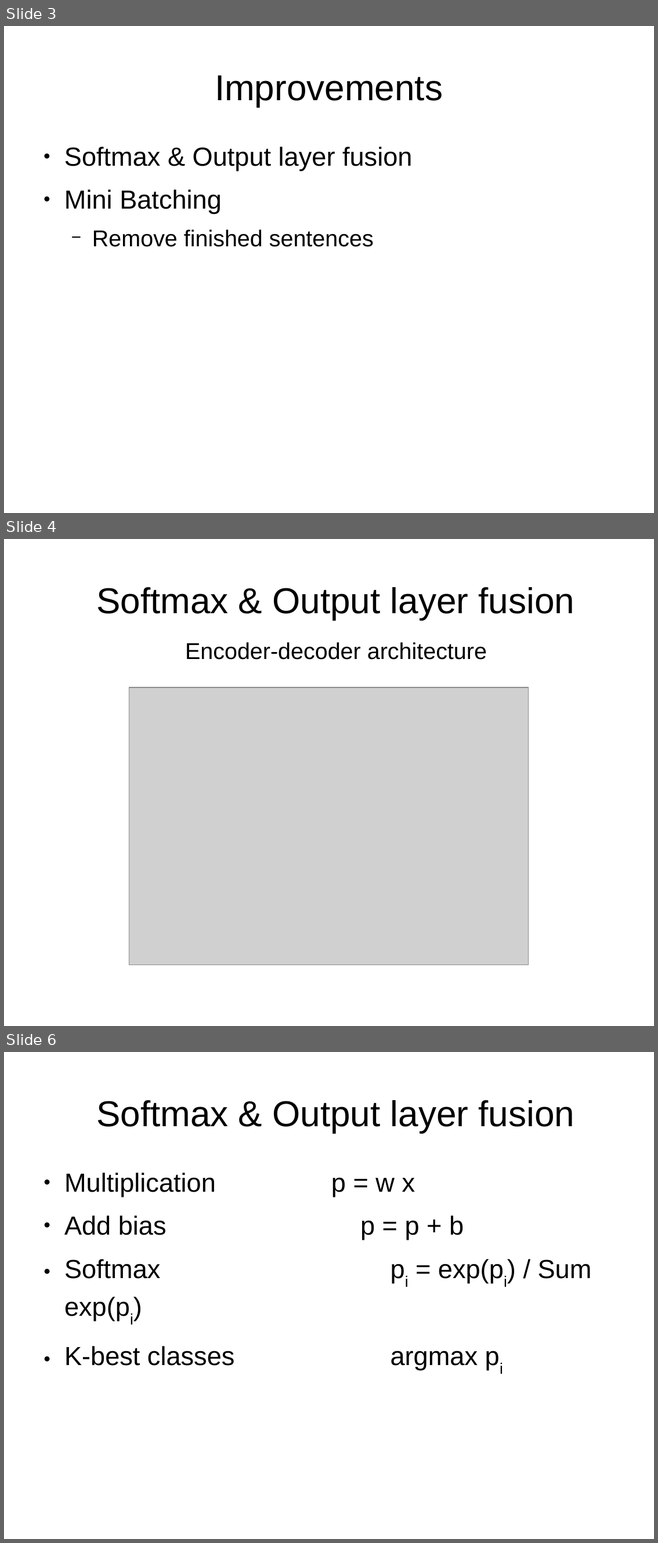
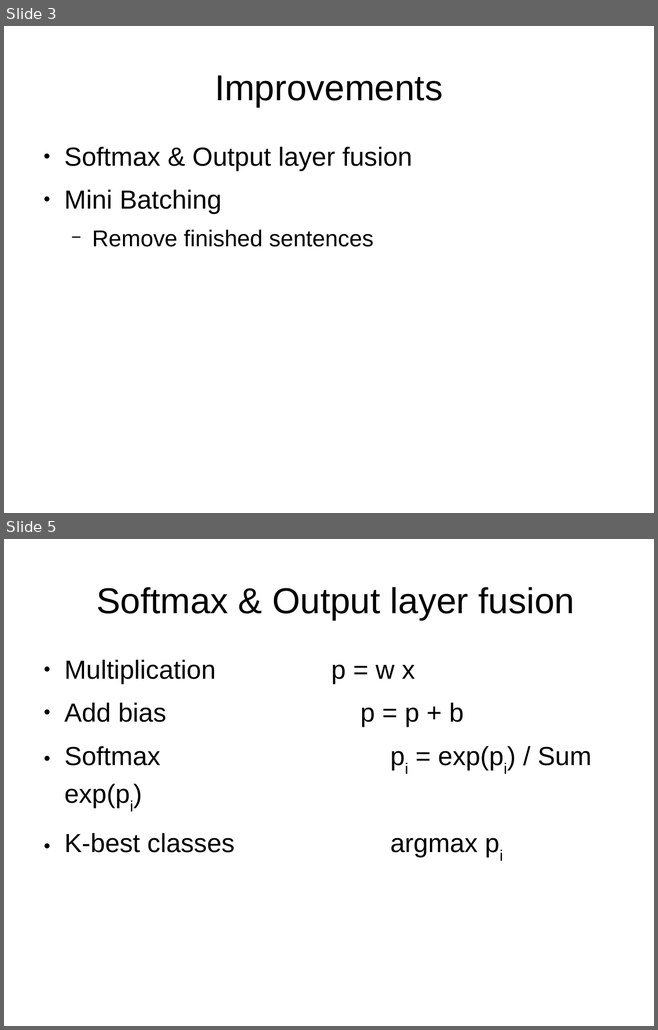
Before and after one commit to hieuhoang/papers, a slide deck: ms.2019/nmt.odp. Shown one above the other, each under a label of ours: slides 3, 4 and 6 before the commit, slides 3 and 5 after it; the slides between them are not shown. The pictures are 658x1543 and 658x1030 pixels, drawn with LibreOffice and Linux fonts; fonts in the diff are those of the drawing; grey boxes stand for pictures. Boxes give left, top, right and bottom in pixels: in the first picture for what was removed or moved away, otherwise in the second. Text is boxed around its words. In the diff, an @@ line names an element or a change of style, - is before the commit and + after.

```diff
--- a/ms.2019/nmt.odp
+++ b/ms.2019/nmt.odp
@@ slide 4 removed at (4,539,654,1026), background #FFFFFF @@
@@ title removed at (96,587,575,620) @@
-Softmax & Output layer fusion
@@ title removed at (185,642,487,660) @@
-Encoder-decoder architecture
@@ picture removed at (129,687,529,965) @@
@@ what was slide 6 is now slide 5 @@
```
Also in this commit, not shown: 2 slides changed.
